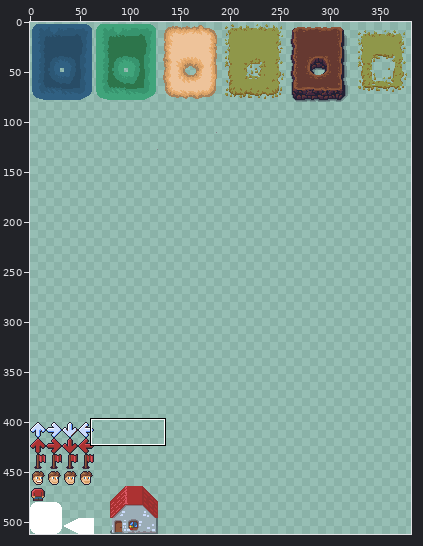
Two states of a sprite sheet, pathfinding_sdf/resources/tileset.png. Above, an overview of the earlier version with the close-up marked.
Close-up. As it was:
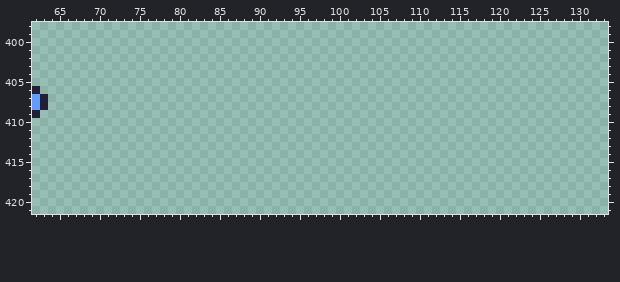
The file is 512x512 pixels. Shown: x 62..133, y 398..421. The wide view leaves out empty margins.
After:
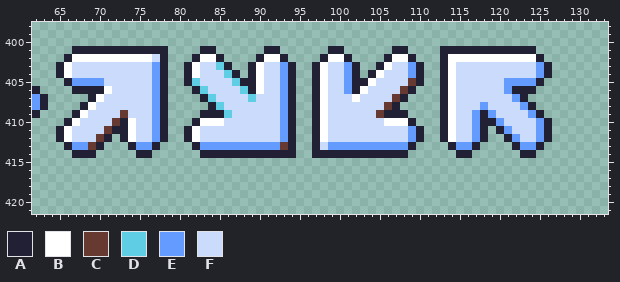
Palette (. is transparent): A #222034  B #ffffff  C #663931  D #5fcde4  E #639bff  F #cbdbfc
Diff:
Changed rows in their new state; - is an unchanged pixel.
first column x 65:
401 --AAAAAAAAAAAA----AA------AA------AA------AA----AAAAAAAAAAAA--
402 -ABBBBBBBBBBFA---ABBA----ABBA----ABBA----ABBA---ABBBBBBBBBBBA-
403 ABFFFFFFFFFFEA--ABFFDA--ABFFEA--ABFFEA--ABFFEA--ABFFFFFFFFFFEA
404 ABFFFFFFFFFFEA--ABFFFDA-ABFFEA--ABFFEA-ABFFFEA--ABFFFFFFFFFFEA
405 -AEEEEFFFFFFEA--ADFFFFDAABFFEA--ABFFEAABFFFFCA--ABFFFFFFEEEEA-
406 --AAAABFFFFFEA---ADFFFFDABFFEA--ABFFEABFFFFCA---ABFFFFFFEAAA--
407 ----ABFFFFFFEA----ADFFFFDFFFEA--ABFFFBFFFFCA----ABFFFFFFFEA---
408 ---ABFFFFFFFEA-----ADFFFFFFFEA--ABFFFFFFFCA-----ABFFFEFFFFEA--
409 --ABFFFFCFFFEA----AAADFFFFFFEA--ABFFFFFFCAAA----ABFFEAEFFFFEA-
410 -ABFFFFCABFFEA---ABBBFFFFFFFEA--ABFFFFFFFBBBA---ABFFEAAEFFFFEA
411 ABFFFFCAABFFEA--ABFFFFFFFFFFEA--ABFFFFFFFFFFEA--ABFFEA-AEFFFEA
412 ABFFFCA-ABFFEA--ABFFFFFFFFFFEA--ABFFFFFFFFFFEA--ABFFEA--AEFFEA
413 -AEECA---AEEA----AEEEEEEEEEECA--AFEEEEEEEEEEA----AEEA----AEEA-
414 --AAA-----AA------AAAAAAAAAAAA--AAAAAAAAAAAA------AA------AA--
Boxes around the changes in both close-ups, in picture pixels (x1, y1, x2, y2):
added: (56, 46, 552, 158)
